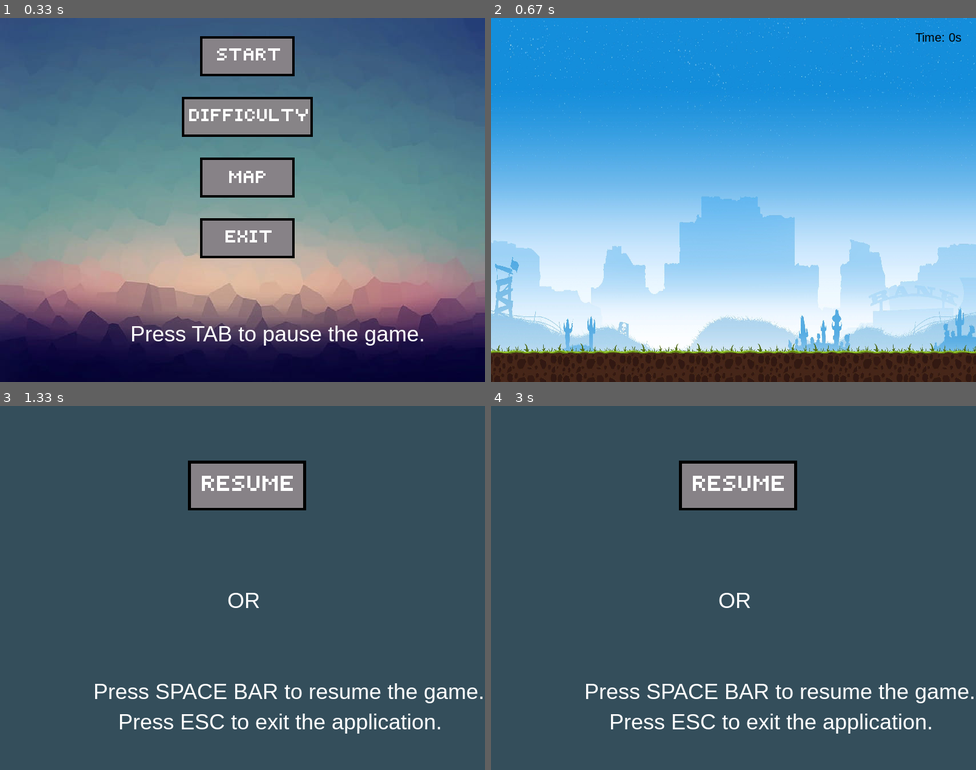
Above: before the commit, frames 1-4 (two rows, left to right).
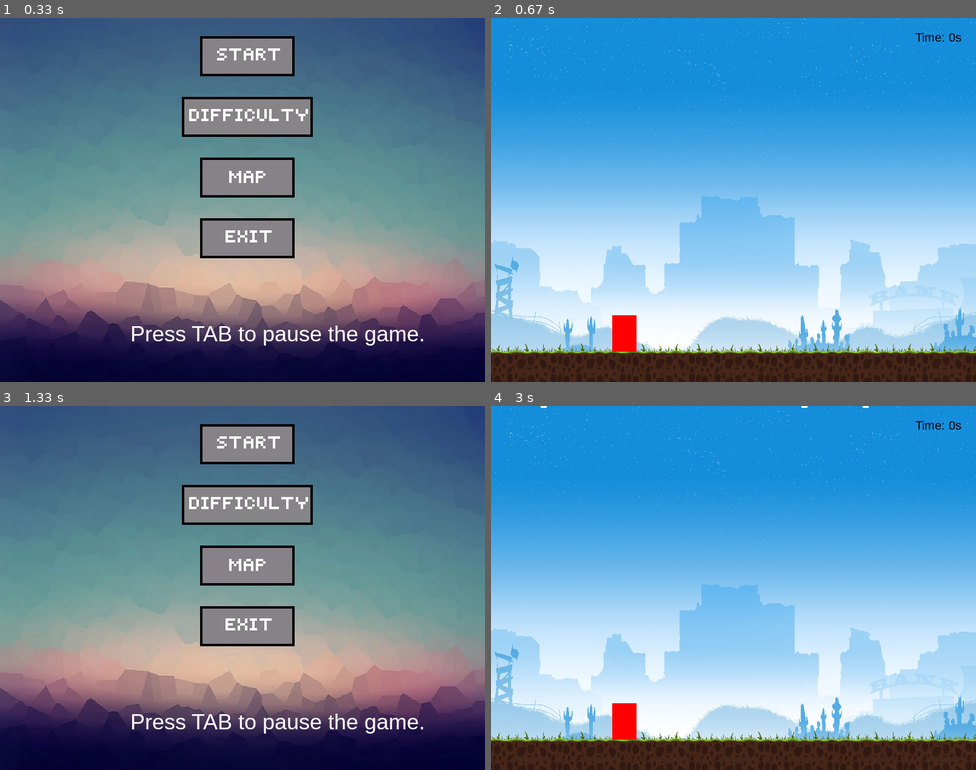
Above: after the commit, the same moments.

Repository: Evan-R-Scott/GameOfDodging
Game: pygame game, started from Python Pygame Dodge Game Project.py
Same seed, same stepped clock (60 frames per second), same inputs: the game is played once before the commit and once after it.
Inputs (mouse positions are in pixels of both pictures, inside the frame that each line leads up to):
- Up to frame 1 (0.33 s): no input
- Up to frame 2 (0.67 s): click (738, 54) at 0.38 s
- Up to frame 3 (1.33 s): tap Tab at 0.67 s; tap Shift at 1 s
- Up to frame 4 (3 s): hold D 1.33-1.8 s; hold A 2.33-2.87 s; click (738, 442) at 2.95 s

Frame 1 is identical in both runs. In frame 2, 0.5% of the frame differs, in the area x 25-30%, y 81-92%; in frame 3, 99%; in frame 4, 100%, in the area x 0-100%, y 0-100%.

Commit message:
implemented projectiles to dodge in game

Diff:
--- a/Python Pygame Dodge Game Project.py
+++ b/Python Pygame Dodge Game Project.py
@@ -10,17 +10,56 @@
 screen_height = 600
 screen_width = 800
 
+#player dimensions and variable initialization
+player_width = 40
+player_height = 60
+player_velocity = 10
+player_location = "grassy"
+base = screen_height - player_height -50
+player_start = base
+player_color = (255,0,0)
+
+#initializing projectiles variables
+star_add = 2000
+star_count = 0
+stars = []
+star_width = 10
+star_height = 20
+star_velocity = 3
+hit = False
+
 #origin and screen dimensions as tuple for efficiency
 background_size = (screen_width, screen_height)
+background_size2 = (screen_width, screen_height +80)
 topLeft = (0,0)
 mapPick_size = (200, 100)
 
-#initialize game state to main aka lobby screen
+#initialize game state to main aka lobby screen and difficulty state to easy
 menuState = "main"
+difficultyState = "easy"
 
 #clock timer
 clock = pygame.time.Clock()
 elapsedTime = 0
+
+#function to determine the specifics of the player shape based on map
+def draw(player_location):
+
+    #adjust starting location and color of the player based on chosen map
+    if player_location == "grassy":
+        player_start = base
+        player_color = (255,0,0)
+    elif player_location == "volcano":
+        player_start = base - 118
+        player_color = (0,0,255)
+    elif player_location == "winter":
+        player_start = base - 85
+        player_color = (255,255,0)
+    elif player_location == "desert":
+        player_start = base - 60
+        player_color = (0,255,0)
+    return player_start, player_color
+
 
 #menu background
 menu_background = pygame.image.load("PicturesUsed/menu_background.jpg")
@@ -45,12 +84,12 @@
 #winter game background
 winter_game_background = pygame.image.load("PicturesUsed/winter_game_background.jpg")
 winter_mapPick = pygame.transform.scale(winter_game_background, mapPick_size)
-winter_game_background = pygame.transform.scale(winter_game_background, background_size)
+winter_game_background = pygame.transform.scale(winter_game_background, background_size2)
 
 #volcano game background
 volcano_game_background = pygame.image.load("PicturesUsed/volcano_game_background.webp")
 volcano_mapPick = pygame.transform.scale(volcano_game_background, mapPick_size)
-volcano_game_background = pygame.transform.scale(volcano_game_background, background_size)
+volcano_game_background = pygame.transform.scale(volcano_game_background, background_size2)
 
 #desert game background
 desert_game_background = pygame.image.load("PicturesUsed/desert_game_background.jpg")
@@ -81,13 +120,16 @@
 TimeFont = pygame.font.SysFont("Arial", 20)
 pausedFont = pygame.font.SysFont("Arial", 36)
 UnpauseTxt= pausedFont.render("Press SPACE BAR to resume the game.", True, textColor)
+BackToMainTxt = pausedFont.render("Press SHIFT to go back to the main menu.", True, textColor)
 Or = pausedFont.render("OR", True, textColor)
 EscTxt= pausedFont.render("Press ESC to exit the application.", True, textColor)
 mainTxt = pausedFont.render("Press TAB to pause the game.", True, textColor)
 MapTxt= pausedFont.render("Select A Map", True, textColor)
 DifficultyTxt= pausedFont.render("Select A Difficulty", True, textColor)
 
+
 #game loop
+i = 0
 run = True
 while run:
 
@@ -107,15 +149,53 @@
             menuState = "map"
         elif exit_img.lobbyScreen(screen):
             run = False
+
     #in game
     elif menuState == "game":
 
-        clock.tick(60)
+
+        #time calculation for timer in game
+        star_count += clock.tick(60)
         elapsedTime = time.time() - startTime
         TimeTxt = TimeFont.render(f"Time: {round(elapsedTime)}s", 1, "black")
 
         screen.blit(background, topLeft)
         screen.blit(TimeTxt, (700, 20))
+
+        #easy difficulty
+        if star_count > star_add and difficultyState == "easy":
+            for _ in range(3):
+                star_x = random.randint(0, screen_width - star_width)
+                star = pygame.Rect(star_x, -star_height, star_width, star_height)
+                stars.append(star)
+
+            star_add = max(1000, star_add - 50)
+            star_count = 0
+
+        #medium difficulty
+        if star_count > star_add and difficultyState == "medium":
+            for _ in range(5):
+                star_x = random.randint(0, screen_width - star_width)
+                star = pygame.Rect(star_x, -star_height, star_width, star_height)
+                stars.append(star)
+
+            star_add = max(400, star_add - 80)
+            star_count = 0
+
+        #hard difficulty
+        if star_count > star_add and difficultyState == "hard":
+            for _ in range(7):
+                star_x = random.randint(0, screen_width - star_width)
+                star = pygame.Rect(star_x, -star_height, star_width, star_height)
+                stars.append(star)
+
+            star_add = max(100, star_add - 100)
+            star_count = 0
+
+
+        for star in stars:
+            pygame.draw.rect(screen, (255,255,255), star)
+
 
     #in difficulty settings
     elif menuState == "difficulty":
@@ -128,9 +208,10 @@
     #in pause menu
     elif menuState == "gamePaused":
         screen.fill(color)
-        screen.blit(UnpauseTxt, (screen_width //2 - 6 *mainTxt.get_height() , 450))
+        screen.blit(UnpauseTxt, (screen_width //2 - 6 *mainTxt.get_height() , 390))
         screen.blit(EscTxt, (screen_width //2 - 5 *mainTxt.get_height() , 500))
         screen.blit(Or, (screen_width //2 - 0.6 * mainTxt.get_height() , 300))
+        screen.blit(BackToMainTxt, (screen_width //2 - 6.3 * BackToMainTxt.get_height() , 445))
 
         #handle resume button being pressed
         if resume_img.lobbyScreen(screen):
@@ -146,21 +227,40 @@
             menuState = "main"
         if winter_game.lobbyScreen(screen):
             print("Successful Map Change")
+            player_location = "winter"
             background = winter_game_background
         elif volcano_game.lobbyScreen(screen):
             print("Successful Map Change")
+            player_location = "volcano"
+            print(player_location)
             background = volcano_game_background
         elif grassy_game.lobbyScreen(screen):
             print("Successful Map Change")
+            player_location = "grassy"
             background = grassy_game_background
         elif desert_game.lobbyScreen(screen):
             print("Successful Map Change")
+            player_location = "desert"
             background = desert_game_background
 
+    player_start, player_color = draw(player_location)
+
+    while i < 1:
+        #create player shape
+        player = pygame.Rect(200, player_start, player_width, player_height)
+        i+=1
+    if menuState == "game":
+        pygame.draw.rect(screen, player_color, player)
 
     #check key pressings and handle accordingly
     for event in pygame.event.get():
 
+        #handle A/D keys pressed to move player accordingly
+        keys = pygame.key.get_pressed()
+        if keys[pygame.K_a] and player.x - player_velocity >= 0:
+                player.x -= player_velocity
+        if keys[pygame.K_d] and player.x + player_velocity + player_width <= screen_width:
+                player.x += player_velocity
         #tab pressed so pause current game
         if event.type == pygame.KEYDOWN and menuState == "game":
             if event.key == pygame.K_TAB:
@@ -172,6 +272,9 @@
             if event.key == pygame.K_SPACE:
                 menuState = "game"
                 break
+            if event.key  == pygame.K_LSHIFT or event.key == pygame.K_RSHIFT:
+                menuState = "main"
+                break
 
         #ESC pressed in pause screen so close entire application
         if menuState == "gamePaused" and event.type == pygame.KEYDOWN:
@@ -182,6 +285,15 @@
         if event.type == pygame.QUIT:
             run = False
 
+    for star in stars[:]:
+        star.y += star_velocity
+        if star.y > screen_height:
+            stars.remove(star)
+        elif star.y + star.height >= player.y and star.colliderect(player):
+            stars.remove(star)
+            hit = True
+            break
+
     #update screen
     pygame.display.update()
 
